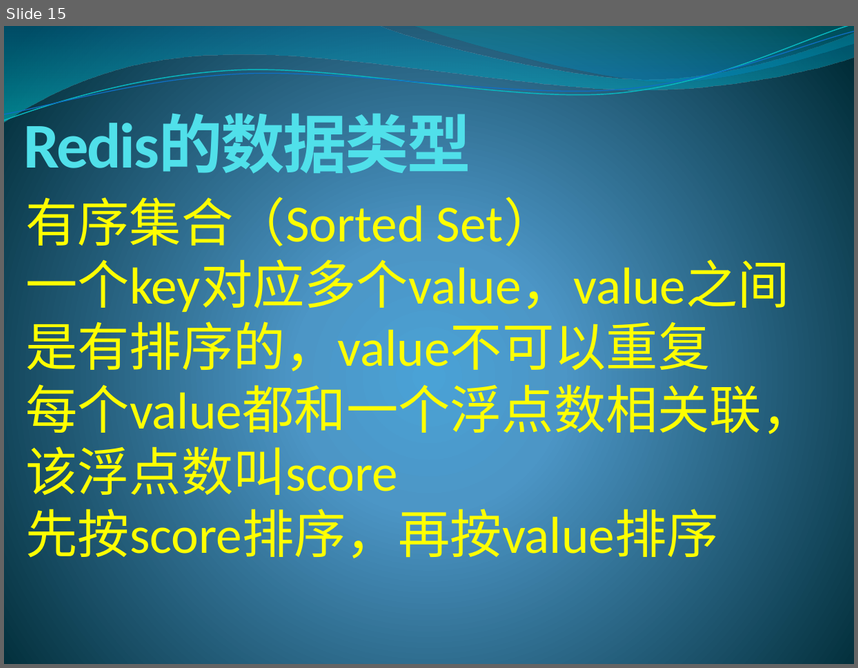
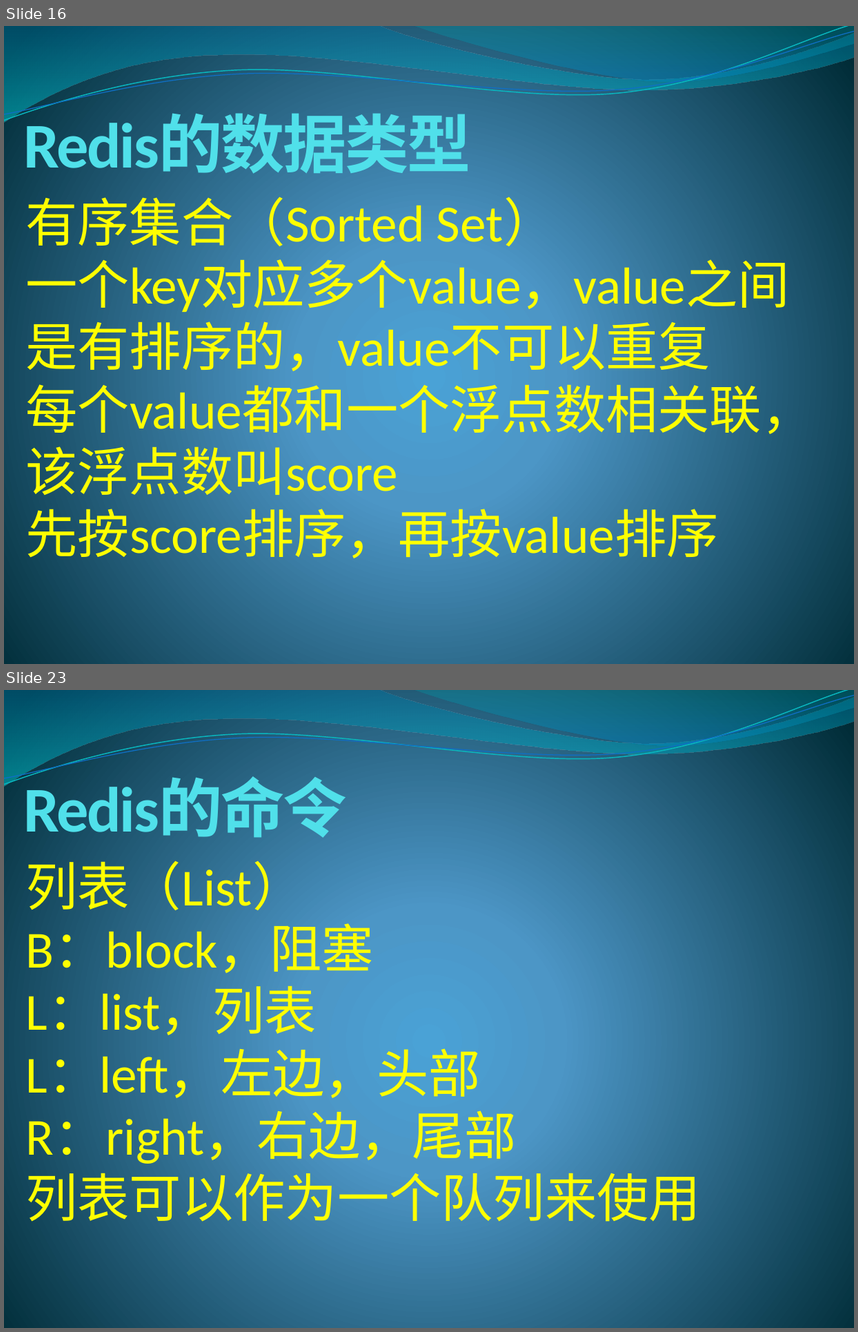
Before and after one commit to lixinjie1985/redis, a slide deck: docs/redis-01.pptx. Shown one above the other, each under a label of ours: slide 15 before the commit, slides 16 and 23 after it; the slides between them are not shown. The pictures are 858x668 and 858x1332 pixels, drawn with LibreOffice and Linux fonts; fonts in the diff are those of the drawing. Boxes give left, top, right and bottom in pixels: in the first picture for what was removed or moved away, otherwise in the second. Text is boxed around its words. In the diff, an @@ line names an element or a change of style, - is before the commit and + after.

```diff
--- a/docs/redis-01.pptx
+++ b/docs/redis-01.pptx
@@ slide 23 added at <box>4,690,854,1328</box>, background gradient #4AA0D6 to #4C98C7 to #002C38; not listed: 4 template elements that a slide beside it also shows @@
@@ title added at <box>24,778,347,847</box>, 54 pt, text #51E0EA, bold @@
+Redis的命令
@@ text added at <box>25,852,701,1230</box>, 44 pt, text #FFFF00 @@
+列表（List）
+B：block，阻塞
+L：list，列表
+L：left，左边，头部
+R：right，右边，尾部
+列表可以作为一个队列来使用
@@ what was slide 15 is now slide 16 @@
```
Also in this commit, not shown: 6 slides changed, 9 other slides added.
